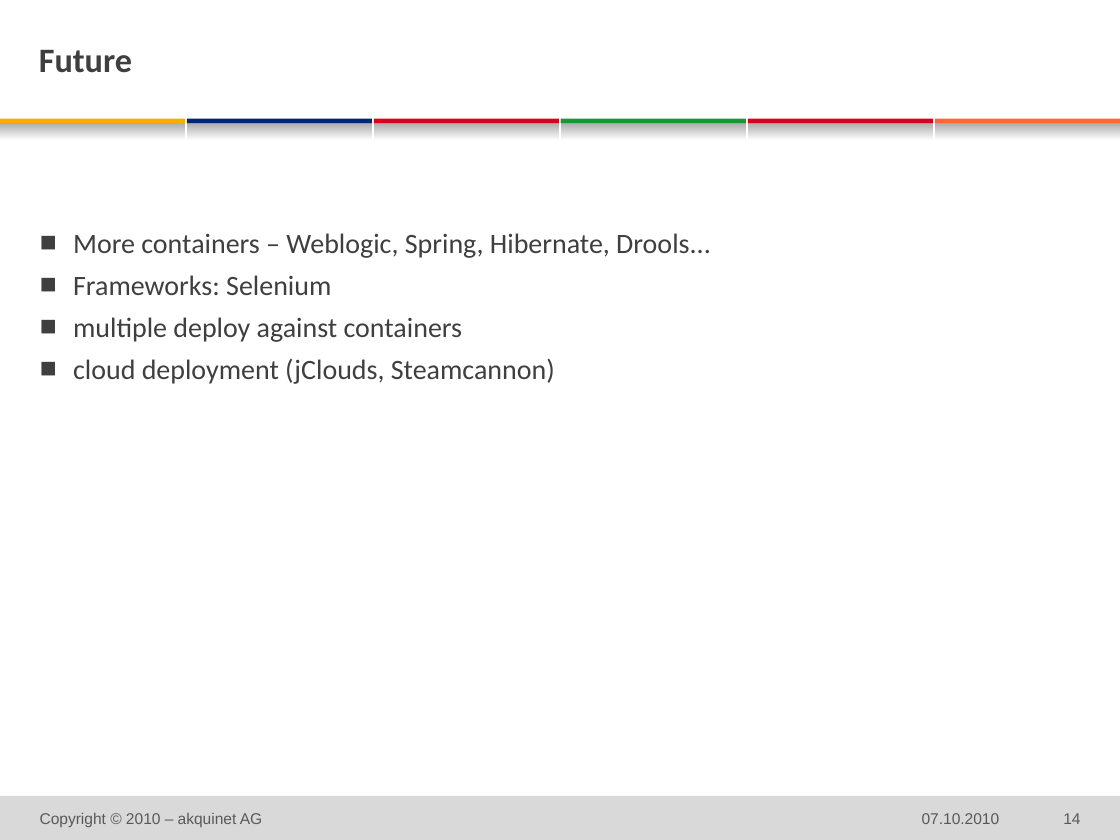
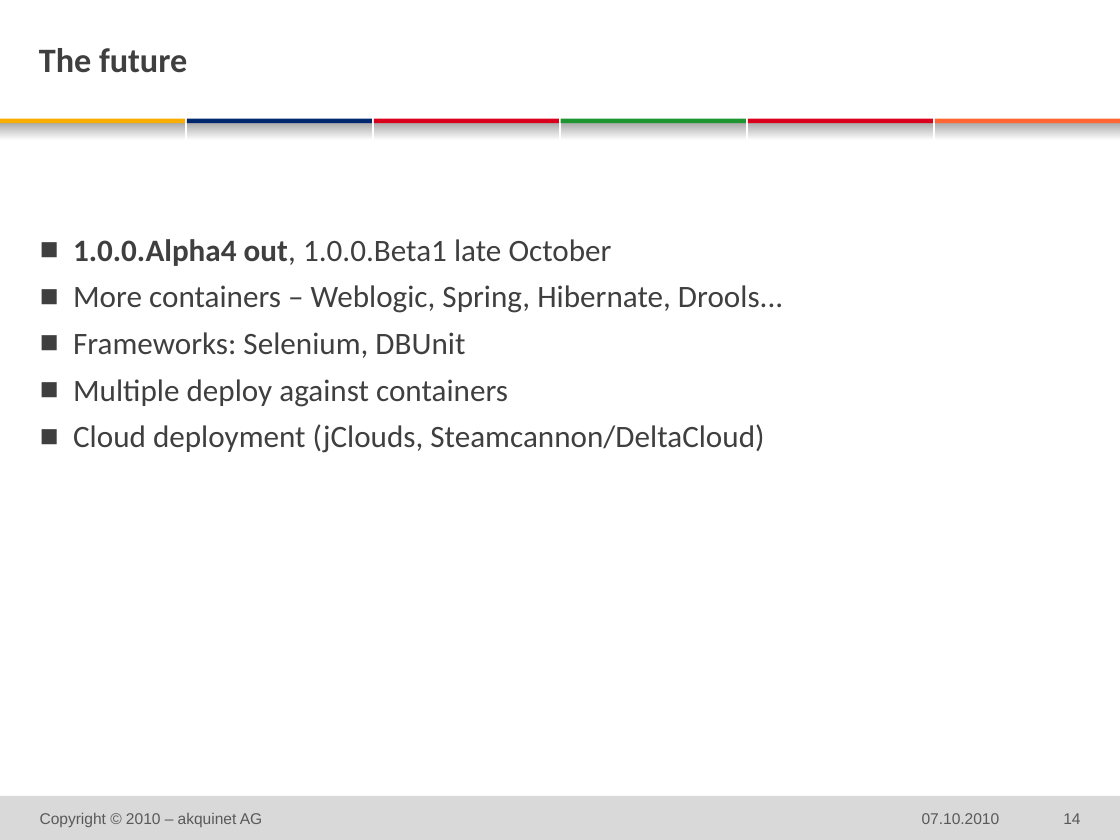
Before and after one commit to michaelschuetz/seamArquillian-judcon2010, a slide deck: slide 14 of doc/judcon_SeamArquillian.pptx. Drawn at 1120x840 pixels with LibreOffice and Linux fonts; fonts in the diff are those of the drawing; background and template pictures are left out. Boxes give left, top, right and bottom in pixels: in the first picture for what was removed or moved away, otherwise in the second. Text is boxed around its words. In the diff, an @@ line names an element or a change of style, - is before the commit and + after.

```diff
--- a/doc/judcon_SeamArquillian.pptx
+++ b/doc/judcon_SeamArquillian.pptx
@@ title at bbox=[39, 48, 187, 73]: text changed @@
-Future
+The future
@@ text at bbox=[73, 239, 612, 266]: paragraph added @@
+  ■ 1.0.0.Alpha4 out, 1.0.0.Beta1 late October
@@ text at bbox=[73, 285, 783, 313]: size 18 to 20 pt in "More containers – Weblogic, Spring, Hibernate, Drools..." @@
@@ text at bbox=[73, 332, 764, 453]: text changed; size 18 to 20 pt @@
-  ■ Frameworks: Selenium
-  ■ multiple deploy against containers
-  ■ cloud deployment (jClouds, Steamcannon)
+  ■ Frameworks: Selenium, DBUnit
+  ■ Multiple deploy against containers
+  ■ Cloud deployment (jClouds, Steamcannon/DeltaCloud)
```
Also in this commit, not shown: 11 other slides changed.
